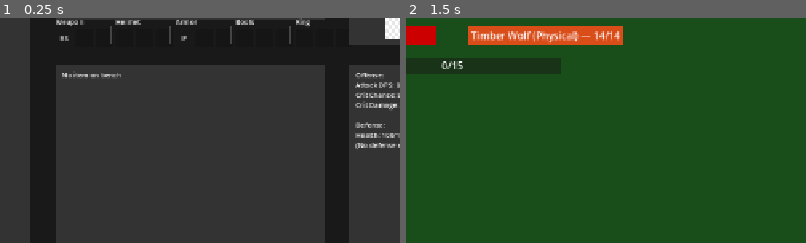
Above: before the commit, frames 1-2 (left to right).
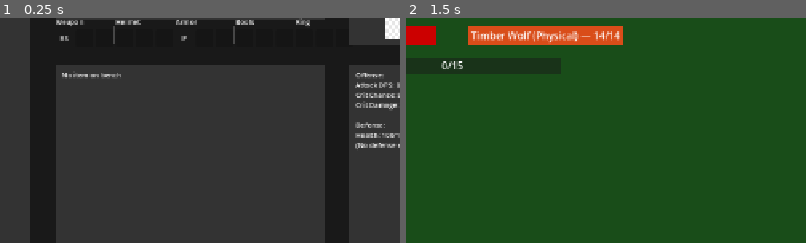
Above: after the commit, the same moments.

Repository: loginn/hammertime
Game: Godot game, scene res://scenes/main.tscn
Two runs of this game, one before a commit and one after it. Both use one fixed random seed, a clock stepped at 60 frames per second and the inputs below.
Inputs:
- Up to frame 1 (0.25 s): no input
- Up to frame 2 (1.5 s): click "Adventure" at 0.5 s; click "Start Combat" at 1.25 s
The pictures show only the part of the screen within x 20-70%, y 29-79%; the shares and areas given below are measured in that part.

The runs differ from the first frame. In frame 1, 0.2% of the frame differs, in the area x 27-73%, y 3-12%; in frame 2, nothing differs.

Commit message:
fix(57): shift stash separators right to center between groups
Moved separators 6px right (from left-biased to right-of-center)
to visually center between actual rendered button edges.

Co-Authored-By: Claude Opus 4.6 (1M context) <noreply@anthropic.com>

Diff:
--- a/scenes/forge_view.tscn
+++ b/scenes/forge_view.tscn
@@ -468,33 +468,33 @@
 
 [node name="Sep1" type="ColorRect" parent="StashDisplay"]
 layout_mode = 0
-offset_left = 87.0
+offset_left = 93.0
 offset_top = 14.0
-offset_right = 89.0
+offset_right = 95.0
 offset_bottom = 42.0
 color = Color(0.4, 0.4, 0.4, 0.6)
 
 [node name="Sep2" type="ColorRect" parent="StashDisplay"]
 layout_mode = 0
-offset_left = 183.0
+offset_left = 189.0
 offset_top = 14.0
-offset_right = 185.0
+offset_right = 191.0
 offset_bottom = 42.0
 color = Color(0.4, 0.4, 0.4, 0.6)
 
 [node name="Sep3" type="ColorRect" parent="StashDisplay"]
 layout_mode = 0
-offset_left = 279.0
+offset_left = 285.0
 offset_top = 14.0
-offset_right = 281.0
+offset_right = 287.0
 offset_bottom = 42.0
 color = Color(0.4, 0.4, 0.4, 0.6)
 
 [node name="Sep4" type="ColorRect" parent="StashDisplay"]
 layout_mode = 0
-offset_left = 375.0
+offset_left = 381.0
 offset_top = 14.0
-offset_right = 377.0
+offset_right = 383.0
 offset_bottom = 42.0
 color = Color(0.4, 0.4, 0.4, 0.6)
 
